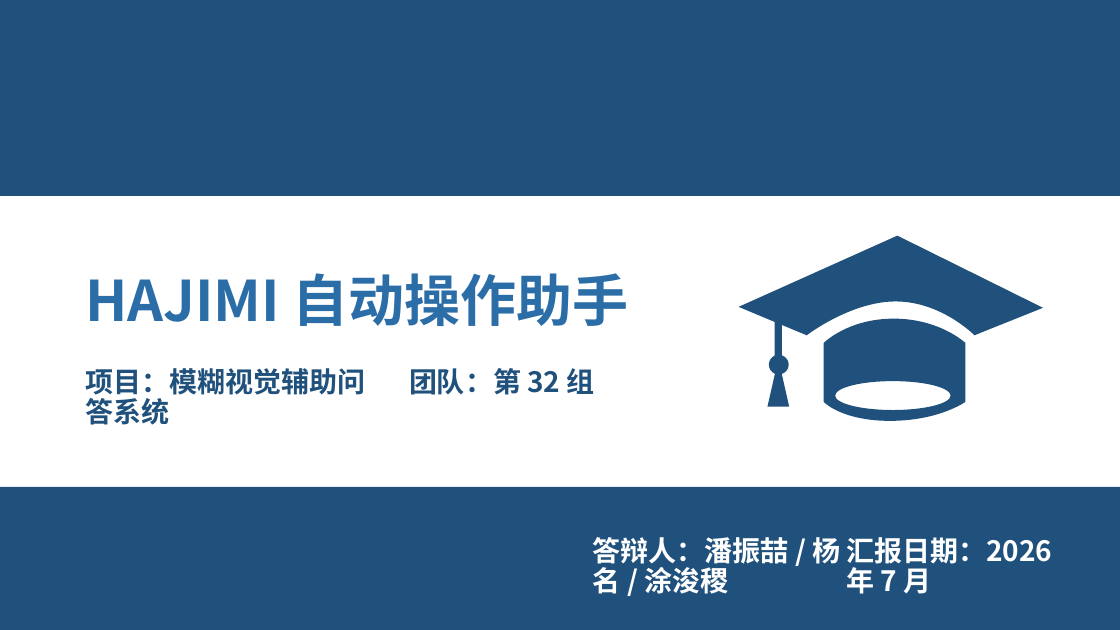
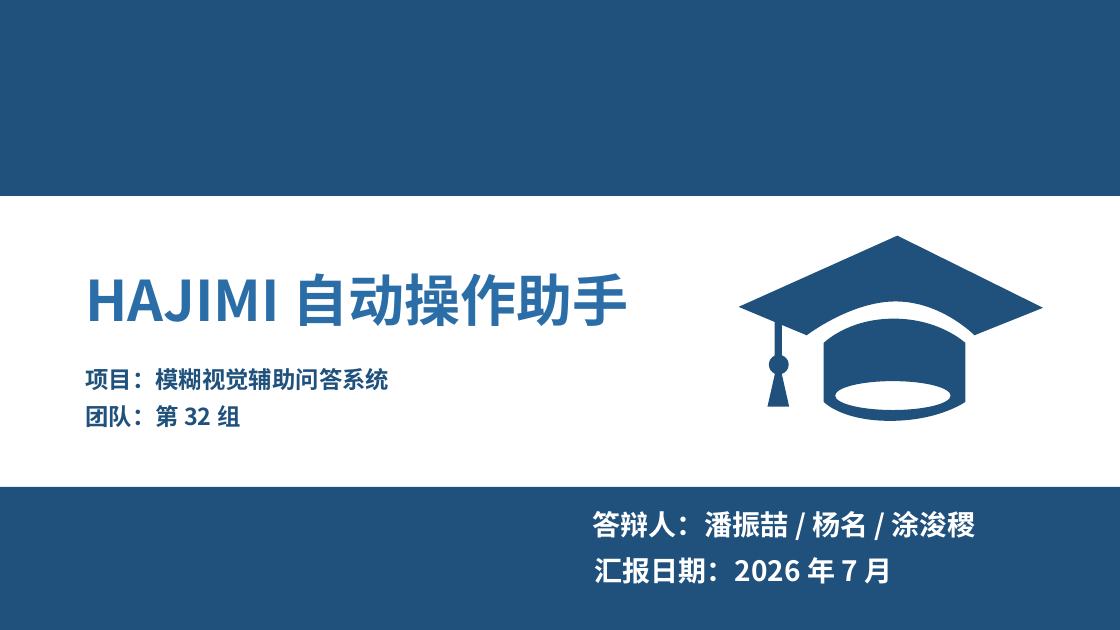
Before and after one commit to eicon-xyz/Fuzzy-Visual-Assisted-Question-Answering-System, a slide deck: slide 1 of 项目文档/答辩PPT/HAJIMI-答辩PPT-模板版.pptx. Drawn at 1120x630 pixels with LibreOffice and Linux fonts; fonts in the diff are those of the drawing; background and template pictures are left out. Boxes give left, top, right and bottom in pixels: in the first picture for what was removed or moved away, otherwise in the second. Text is boxed around its words. In the diff, an @@ line names an element or a change of style, - is before the commit and + after.

```diff
--- a/项目文档/答辩PPT/HAJIMI-答辩PPT-模板版.pptx
+++ b/项目文档/答辩PPT/HAJIMI-答辩PPT-模板版.pptx
@@ text "项目：模糊视觉辅助问答系统" at (85, 368, 389, 390): size 24 to 20 pt @@
@@ text "团队：第 32 组" at (85, 405, 240, 427): size 24 to 20 pt @@
@@ text "团队：第 32 组": place and size @@
-text "团队：第 32 组" at (409, 368, 595, 395)
+text "团队：第 32 组" at (85, 405, 240, 427)
@@ text "答辩人：潘振喆 / 杨名 / 涂浚稷" rewrapped from (593, 537, 840, 594) to (593, 511, 976, 538) @@
@@ text "汇报日期：2026 年 7 月" rewrapped from (846, 537, 1052, 594) to (595, 557, 892, 584) @@
```
Also in this commit, not shown: 15 other slides changed, 8 other files.
